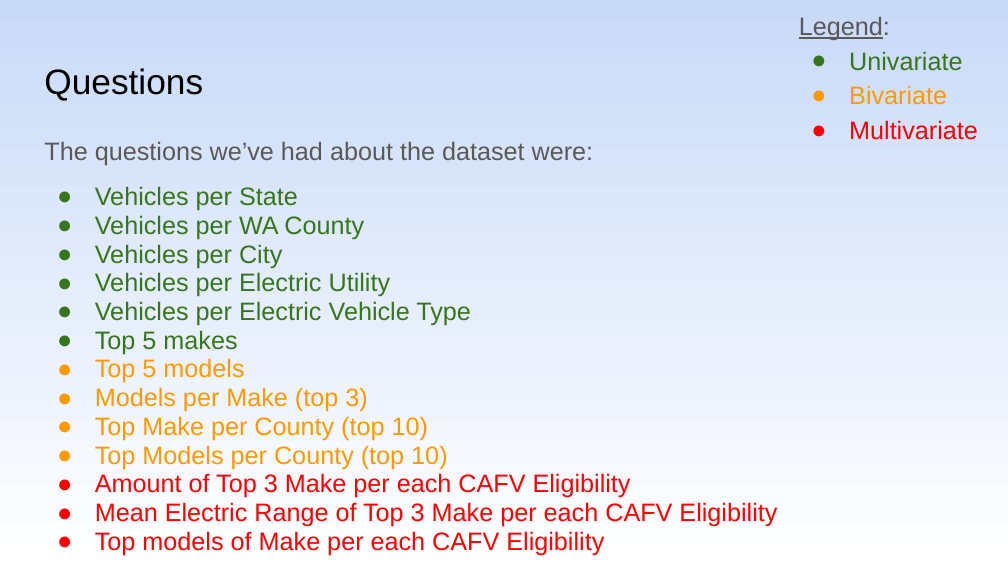
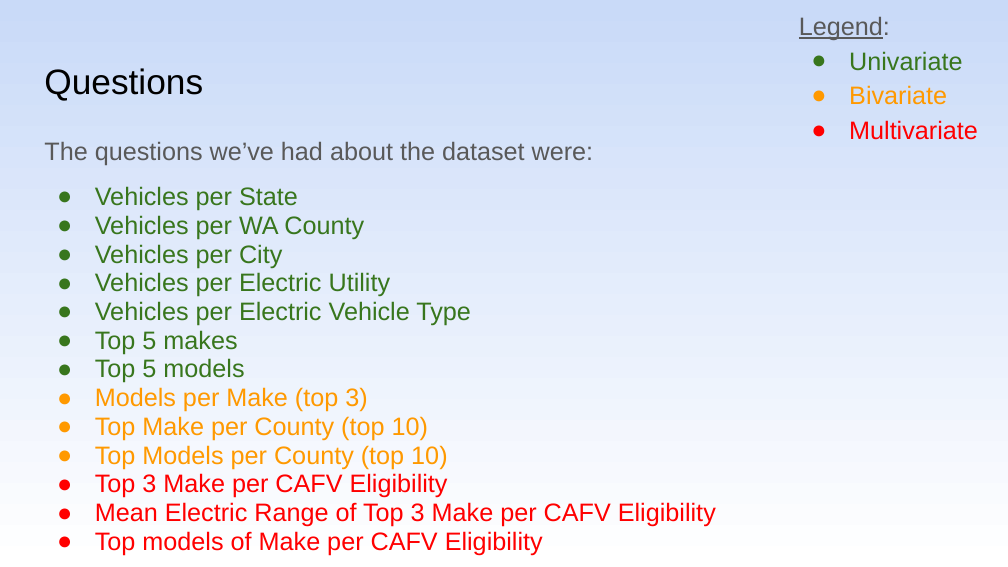
Before and after one commit to shachar700/DataAnalysis_ElectricVehicles, a slide deck: slide 8 of DataAnalysis_ElectricVehicles.pptx. Drawn at 1008x567 pixels with LibreOffice and Linux fonts; fonts in the diff are those of the drawing. Boxes give left, top, right and bottom in pixels: in the first picture for what was removed or moved away, otherwise in the second. Text is boxed around its words. In the diff, an @@ line names an element or a change of style, - is before the commit and + after.

```diff
--- a/DataAnalysis_ElectricVehicles.pptx
+++ b/DataAnalysis_ElectricVehicles.pptx
@@ text at [95,358,244,383]: text colour #FF9900 to #38761D in "Top 5 models"; bullet colour #FF9900 to #38761D @@
@@ text at [95,473,716,556]: text changed @@
-● Amount of Top 3 Make per each CAFV Eligibility
-● Mean Electric Range of Top 3 Make per each CAFV Eligibility
-● Top models of Make per each CAFV Eligibility
+● Top 3 Make per CAFV Eligibility
+● Mean Electric Range of Top 3 Make per CAFV Eligibility
+● Top models of Make per CAFV Eligibility
```
Also in this commit, not shown: 12 other slides changed, 1 slide added, 1 slide removed, 3 other files.
